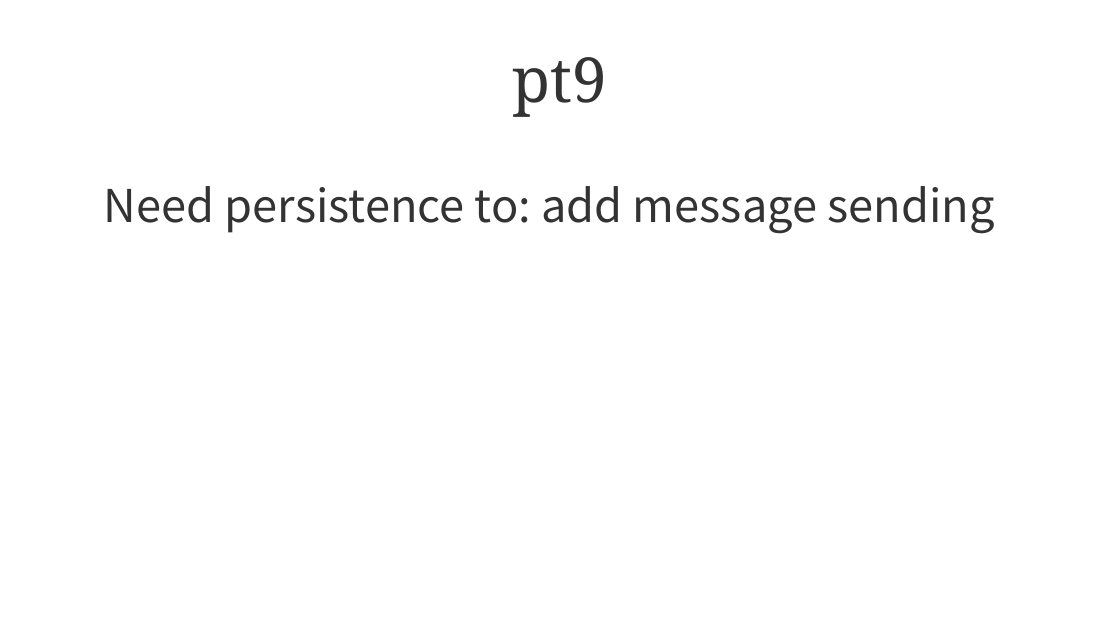
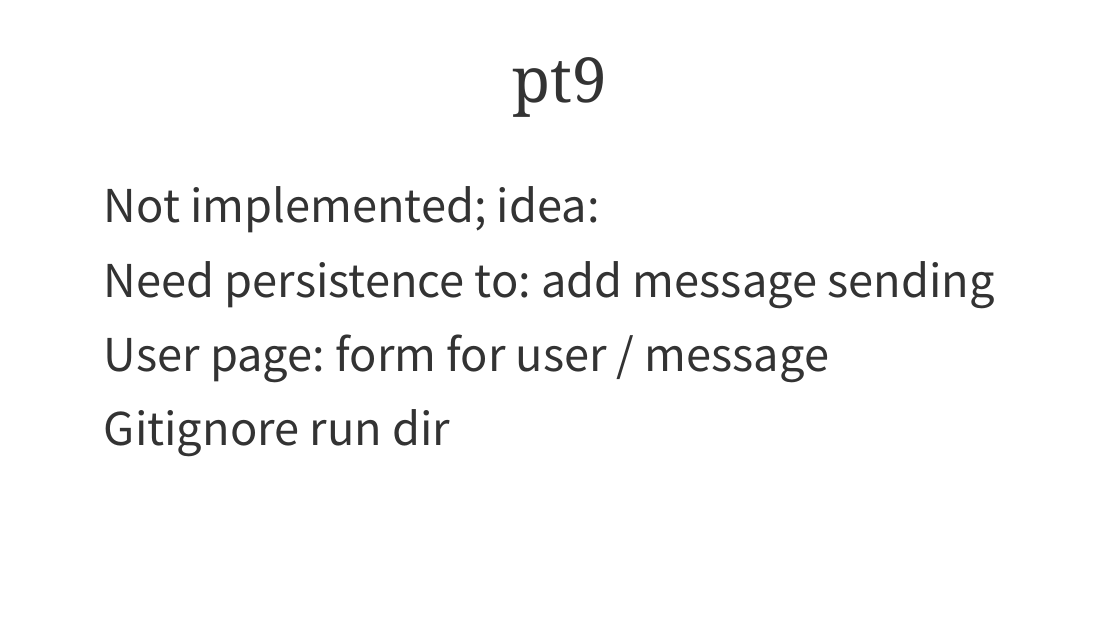
Before and after one commit to poppyargus/py-talk-flask-2023-04, a slide deck: slide 15 of slides/py-talk-flask-2023-04.odp. Drawn at 1120x630 pixels with LibreOffice and Linux fonts; fonts in the diff are those of the drawing; background and template pictures are left out. Boxes give left, top, right and bottom in pixels: in the first picture for what was removed or moved away, otherwise in the second. Text is boxed around its words. In the diff, an @@ line names an element or a change of style, - is before the commit and + after.

```diff
--- a/slides/py-talk-flask-2023-04.odp
+++ b/slides/py-talk-flask-2023-04.odp
@@ text at (x1=104, y1=186, x2=600, y2=233): paragraph added @@
+● Not implemented; idea:
@@ text at (x1=104, y1=334, x2=829, y2=456): paragraphs added @@
+● User page: form for user / message
+● Gitignore run dir
```
Also in this commit, not shown: 1 other slide changed, 1 other file.
